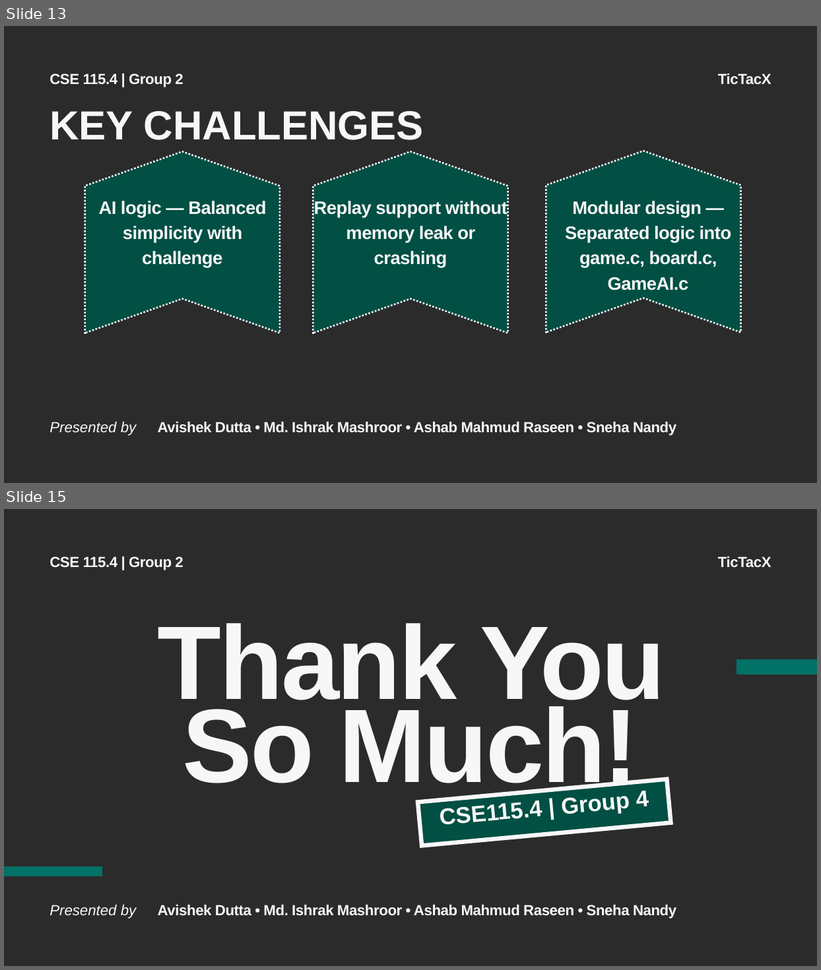
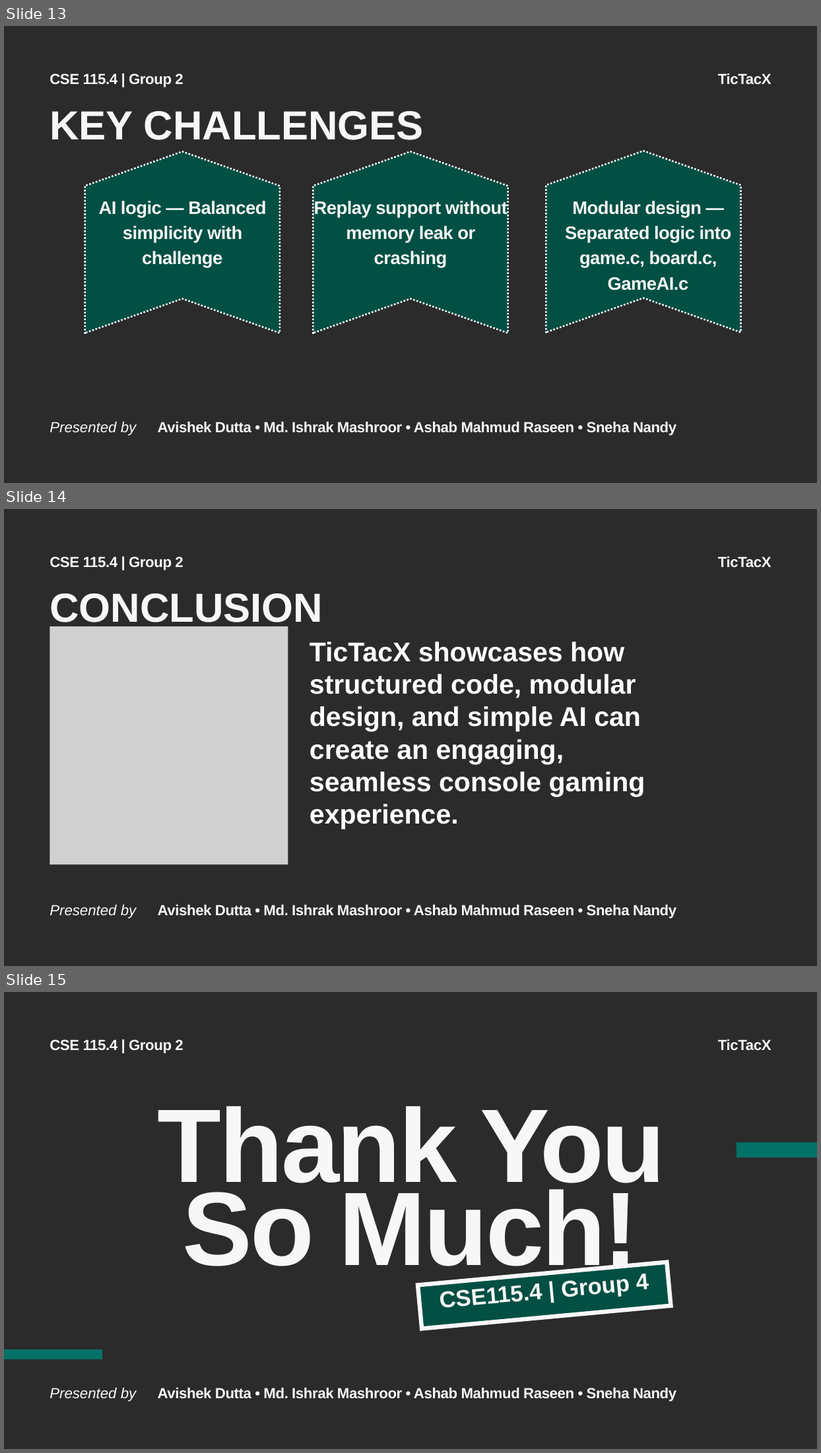
Before and after one commit to tyroruyk/tictacx, a slide deck: others/TicTacX.pptx. Shown one above the other, each under a label of ours: slides 13 and 15 before the commit, slides 13, 14 and 15 after it; the slides between them are not shown. The pictures are 821x970 and 821x1453 pixels, drawn with LibreOffice and Linux fonts; fonts in the diff are those of the drawing; grey boxes stand for pictures; background and template pictures are left out; a plain dark background stands for a picture behind light text. Boxes give left, top, right and bottom in pixels: in the first picture for what was removed or moved away, otherwise in the second. Text is boxed around its words. In the diff, an @@ line names an element or a change of style, - is before the commit and + after.

Commit message:
design update

```diff
--- a/others/TicTacX.pptx
+++ b/others/TicTacX.pptx
@@ slide 14 added at box(4, 509, 817, 966), background picture (left out); not listed: 4 template elements that a slide beside it also shows @@
@@ text added at box(50, 593, 323, 630), 72 pt, text #F7F7F7, bold @@
+CONCLUSION
@@ picture added at box(50, 626, 288, 865) @@
@@ text added at box(310, 642, 646, 830), 48 pt, text #FFFFFF, bold @@
+TicTacX showcases how structured code, modular design, and simple AI can create an engaging, seamless console gaming experience.
```
Also in this commit, not shown: 2 slides changed, 1 other slide added, 2 slides removed.
